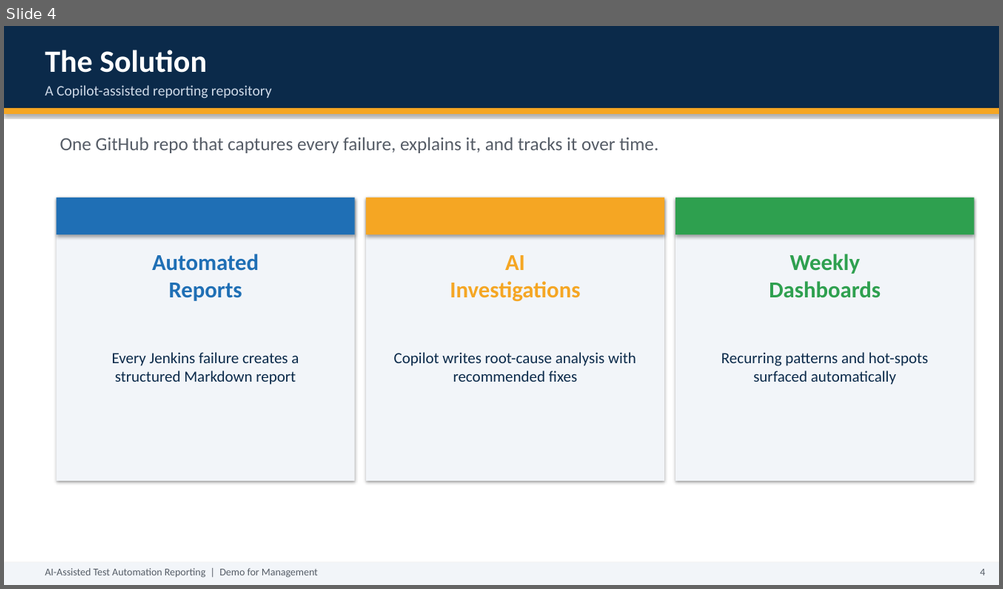
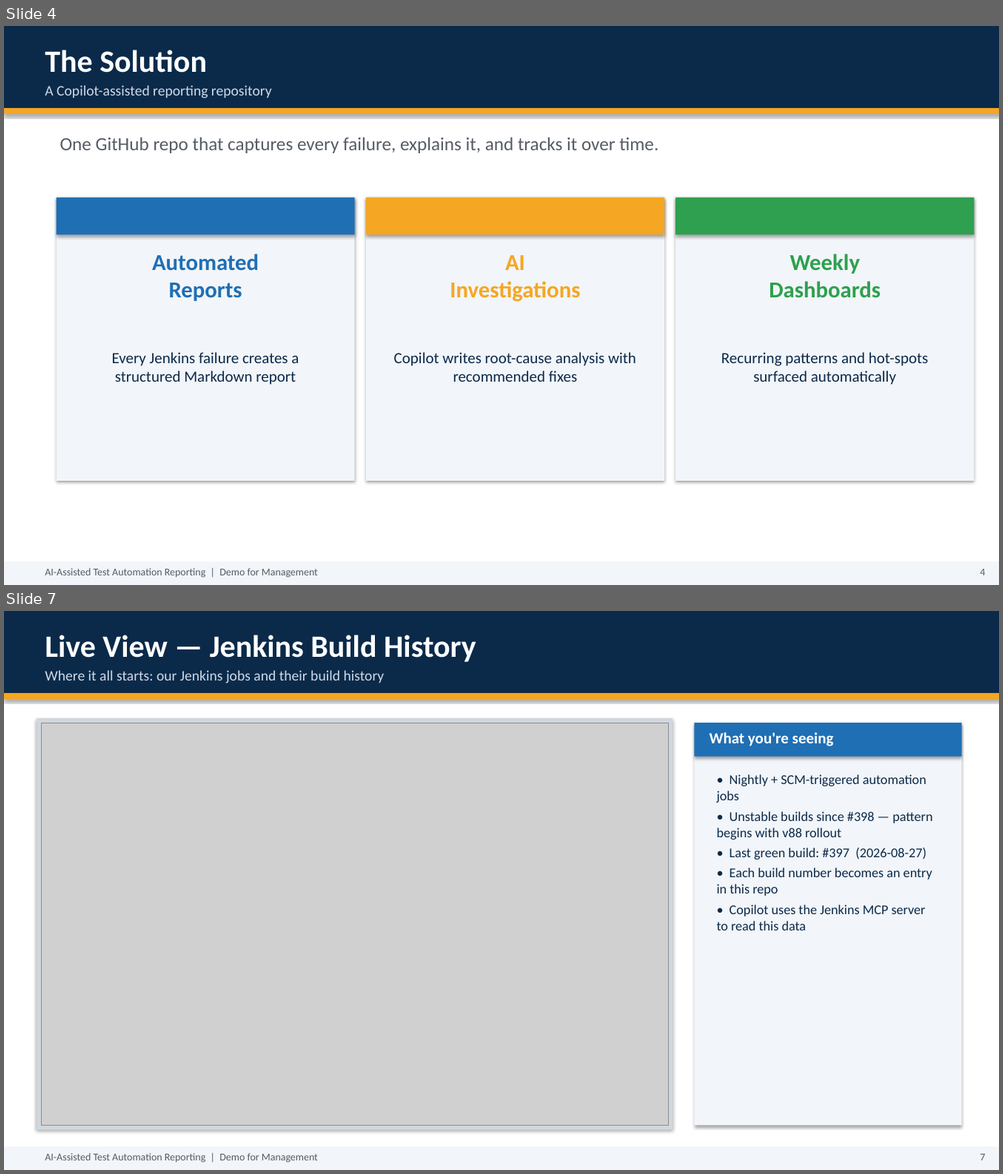
Before and after one commit to abidaliatex/test-automation-reporting, a slide deck: AI-Test-Automation-Reporting-Demo.pptx. Shown one above the other, each under a label of ours: slide 4 before the commit, slides 4 and 7 after it; the slides between them are not shown. The pictures are 1003x589 and 1003x1174 pixels, drawn with LibreOffice and Linux fonts; fonts in the diff are those of the drawing; grey boxes stand for pictures. Boxes give left, top, right and bottom in pixels: in the first picture for what was removed or moved away, otherwise in the second. Text is boxed around its words. In the diff, an @@ line names an element or a change of style, - is before the commit and + after.

```diff
--- a/AI-Test-Automation-Reporting-Demo.pptx
+++ b/AI-Test-Automation-Reporting-Demo.pptx
@@ slide 7 added at (4,611,999,1170), background #FFFFFF @@
@@ rectangle added at (4,611,999,1170), fill #FFFFFF @@
@@ rectangle added at (4,611,999,693), fill #0B2A4A @@
@@ text added at (45,635,476,662), 30 pt, text #FFFFFF, bold @@
+Live View — Jenkins Build History
@@ text added at (45,670,384,684), 14 pt, text #CFDAE8 @@
+Where it all starts: our Jenkins jobs and their build history
@@ rectangle added at (4,693,999,699), fill #F5A623 @@
@@ rectangle added at (37,718,672,1130), fill #D0D7DE @@
@@ picture added at (41,723,668,1126) @@
@@ rectangle added at (694,723,962,1126), fill #F2F5F9 @@
@@ rectangle added at (694,723,962,757), fill #1F6FB5 @@
@@ text added at (709,732,834,746), 15 pt, text #FFFFFF, bold @@
+What you're seeing
@@ text added at (717,775,932,931), 13 pt, text #0B2A4A @@
+• Nightly + SCM-triggered automation jobs
+• Unstable builds since #398 — pattern begins with v88 rollout
+• Last green build: #397 (2026-08-27)
+• Each build number becomes an entry in this repo
+• Copilot uses the Jenkins MCP server to read this data
@@ rectangle added at (4,1148,999,1170), fill #F2F5F9 @@
@@ text added at (45,1153,318,1163), 10 pt, text #555C66 @@
+AI-Assisted Test Automation Reporting | Demo for Management
@@ text added at (979,1154,984,1161), 10 pt, text #555C66 @@
+7
```
Also in this commit, not shown: 7 slides changed, 7 other slides added, 2 slides removed, 4 other files.
